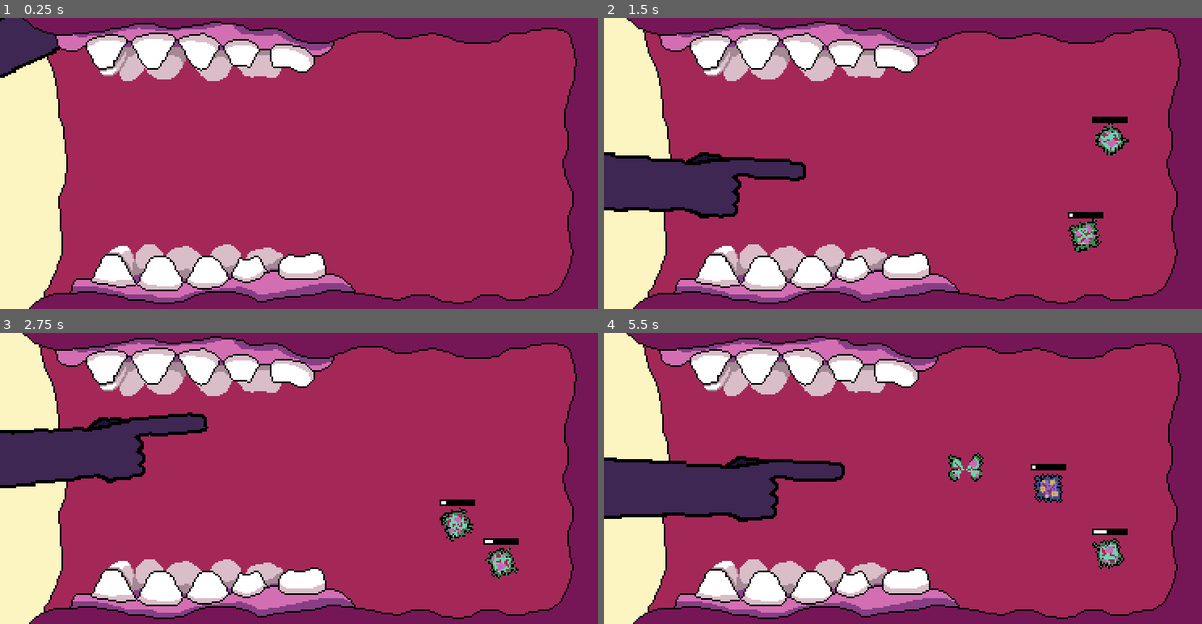
Above: before the commit, frames 1-4 (two rows, left to right).
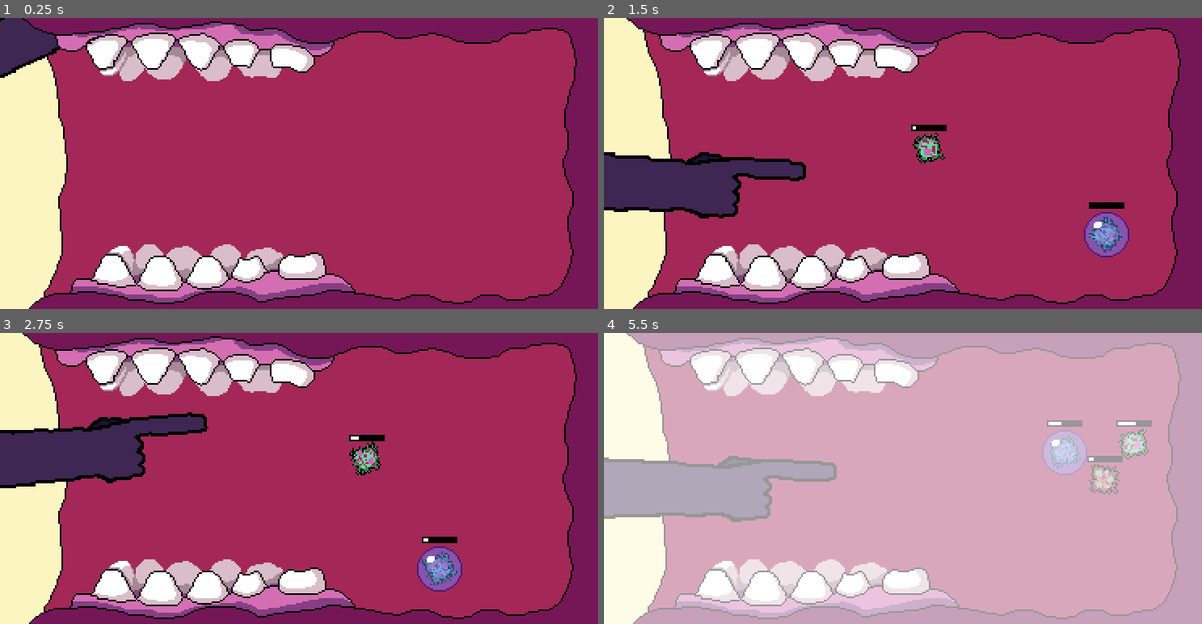
Above: after the commit, the same moments.

Repository: mOtHNOg/Godot-Wild-Jam--35
Game: Godot game, scene res://scenes/Mouth.tscn
Two runs of this game, one before a commit and one after it. Both use one fixed random seed, a clock stepped at 60 frames per second and the inputs below. Sound files missing from this copy of the repository are replaced by a short silence.
Inputs (mouse positions are in pixels of both pictures, inside the frame that each line leads up to):
- Up to frame 1 (0.25 s): no input
- Up to frame 2 (1.5 s): move the mouse to (1034, 148) at 0.52 s; hold Right (right) from 0.53 s (still down); click (1034, 148) at 0.6 s; tap W (up) at 0.77 s; move the mouse to (783, 178) at 1.27 s; click (783, 178) at 1.35 s
- Up to frame 3 (2.75 s): tap W (up) at 1.52 s; move the mouse to (358, 414) at 2.02 s; release Right (right) at 2.03 s; hold A (left) from 2.03 s (still down); click (358, 414) at 2.1 s
- Up to frame 4 (5.5 s): move the mouse to (873, 536) at 2.77 s; release A (left) at 2.78 s; hold Right (right) 2.78-4.28 s; click (873, 536) at 2.85 s; tap W (up) at 3.02, 3.77, 4.52 s; move the mouse to (1082, 522) at 3.52 s; click (1082, 522) at 3.6 s; move the mouse to (723, 434) at 4.27 s; hold A (left) 4.28-5.03 s; click (723, 434) at 4.35 s; move the mouse to (932, 478) at 5.02 s; hold Right (right) from 5.03 s (still down); click (932, 478) at 5.1 s

The runs differ from the first frame. In frame 1, 0.5% of the frame differs, in the area x 14-55%, y 6-93%; in frame 2, 2.7%; in frame 3, 2.9%; in frame 4, 97%, in the area x 0-100%, y 0-100%.

Commit message:
explosive bacteria

Diff:
--- a/scenes/Bacteria.tscn
+++ b/scenes/Bacteria.tscn
@@ -14,6 +14,8 @@
 [ext_resource path="res://assets/sound/sfx/bacteria die.wav" type="AudioStream" id=12]
 [ext_resource path="res://assets/art/probably living objects/bacteria/bacteria shield/shield0003.png" type="Texture" id=13]
 [ext_resource path="res://assets/sound/sfx/shield destroy.wav" type="AudioStream" id=14]
+[ext_resource path="res://assets/sound/sfx/bacteria explosion anticipation.wav" type="AudioStream" id=15]
+[ext_resource path="res://assets/sound/sfx/bacteria explosion.wav" type="AudioStream" id=16]
 [ext_resource path="res://assets/art/probably living objects/bacteria/bacteria shield/shield0001.png" type="Texture" id=18]
 [ext_resource path="res://assets/art/probably living objects/bacteria/bacteria shield/shield0000.png" type="Texture" id=19]
 [ext_resource path="res://assets/art/probably living objects/bacteria/bacteria shield/shield0002.png" type="Texture" id=20]
@@ -108,7 +110,7 @@
 [node name="BacteriaSprite" type="AnimatedSprite" parent="."]
 material = SubResource( 6 )
 frames = SubResource( 4 )
-frame = 1
+frame = 2
 playing = true
 
 [node name="Shield" type="Area2D" parent="."]
@@ -171,6 +173,14 @@
 [node name="ShieldDestroy" type="AudioStreamPlayer" parent="SFX"]
 stream = ExtResource( 14 )
 
+[node name="ExplosionAnticipation" type="AudioStreamPlayer" parent="SFX"]
+stream = ExtResource( 15 )
+volume_db = -8.0
+
+[node name="Explosion" type="AudioStreamPlayer" parent="SFX"]
+stream = ExtResource( 16 )
+volume_db = -4.0
+
 [connection signal="area_entered" from="Shield" to="." method="_on_Shield_area_entered"]
 [connection signal="timeout" from="Timers/ExplodeStartDelay" to="." method="_on_ExplodeStartDelay_timeout"]
 [connection signal="timeout" from="Timers/ExplodeTimer" to="." method="_on_ExplodeTimer_timeout"]
--- a/scripts/Arm.gd
+++ b/scripts/Arm.gd
@@ -49,7 +49,6 @@
 			poke_buffer_time_left -= 1
 
 			if position.distance_to(rest_pos) < retracted_distance_to_rest_pos:
-				print(poke_buffer_time_left)
 				poke_buffer_time_left = 0
 				poke()
 
@@ -73,7 +72,7 @@
 	tween.stop_all()
 	extending = false
 
-func _on_Tween_tween_completed(object, key):
+func _on_Tween_tween_completed(_object, _key):
 	extending = false
 
 func _on_Finger_area_entered(area):
--- a/scripts/Bacteria.gd
+++ b/scripts/Bacteria.gd
@@ -12,8 +12,13 @@
 onready var collision = $CollisionShape2D
 onready var shield = $Shield
 onready var shield_sprite = $Shield/ShieldSprite
-onready var sfx_die = $SFX/Die
-onready var sfx_shield_destroy = $SFX/ShieldDestroy
+
+onready var sfx = {
+	"die" : $SFX/Die,
+	"shield_destroy" : $SFX/ShieldDestroy,
+	"explosion_anticipation" : $SFX/ExplosionAnticipation,
+}
+
 
 # bacteria will move to random positions within these vectors
 var move_area_boundaries = [Vector2(), Vector2()]
@@ -23,6 +28,7 @@
 var explosive: bool = false
 
 const shielded_progress_bar_offset = Vector2(0, -5)
+const explosive_retreat_position = Vector2(416, 90)
 
 # movement variables
 const min_speed = 90
@@ -34,9 +40,14 @@
 signal finished_moving
 var emitted_finished_moving_signal: bool = false
 
-# timersssss
-const min_explode_time = 7
-const max_explode_time = 12
+# explosion stuff
+const explosion_timer_data = {
+	"normal_min_time" : 7,
+	"normal_max_time" : 12,
+	"explosive_min_time" : 5,
+	"explosive_max_time" : 10
+}
+var explosion_anticipation_sound_played: bool = false
 
 # visual stuff
 onready var unique_sprite_material = sprite.material.duplicate()
@@ -50,7 +61,10 @@
 	connect("finished_moving", self, "set_movement_delay")
 	connect("exploded", Global.mouth, "_on_bacteria_exploded")
 
-	explode_timer.wait_time = int(rand_range(min_explode_time, max_explode_time))
+	if explosive == false:
+		explode_timer.wait_time = int(rand_range(explosion_timer_data.normal_min_time, explosion_timer_data.normal_max_time))
+	else:
+		explode_timer.wait_time = int(rand_range(explosion_timer_data.explosive_min_time, explosion_timer_data.explosive_max_time))
 
 	# set random sprite startign rotation (so there's more variety)
 	sprite.rotation_degrees = rand_range(0, 360)
@@ -75,12 +89,17 @@
 		sprite.material = unique_sprite_material
 		sprite.material.set_shader_param("Shift_Hue", random_hue)
 
-	set_movement_to_random_pos()
+	set_movement()
 
 func _physics_process(delta) -> void:
 	# movement
 	movement_direction = position.direction_to(move_pos)
 	if position.distance_to(move_pos) < 1:
+
+		# when explosive bacteria go off screen (when they retreat) they get deleted
+		if move_pos == explosive_retreat_position:
+			queue_free()
+
 		move_pos = position
 
 		if emitted_finished_moving_signal == false:
@@ -94,26 +113,53 @@
 		var explode_time_left_percent = explode_timer.time_left / explode_timer.wait_time
 		explode_progress_bar.value = 1 - explode_time_left_percent
 
+		# play explosion anticipation sound when timer reaches certain point
+		if explosive == false and explode_timer.time_left < 0.8 and explosion_anticipation_sound_played == false:
+			print(explode_timer.time_left)
+			explosion_anticipation_sound_played = true
+			sfx.explosion_anticipation.play()
+
 	# spinnn!!!!
 	sprite.rotation_degrees += sprite_rotation_speed * random_rotation_direction * delta
 
-func set_movement_to_random_pos() -> void:
+func set_movement(specified_position := Vector2(999, 999)) -> void:
 	emitted_finished_moving_signal = false
 
-	var random_move_pos = Vector2(
-		rand_range(move_area_boundaries[0].x, move_area_boundaries[1].x),
-		rand_range(move_area_boundaries[0].y, move_area_boundaries[1].y)
-	)
-	move_pos = random_move_pos
+	var new_pos: Vector2
+
+	# if position is left blank it picks a random position
+	if specified_position == Vector2(999, 999):
+		new_pos = Vector2(
+			rand_range(move_area_boundaries[0].x, move_area_boundaries[1].x),
+			rand_range(move_area_boundaries[0].y, move_area_boundaries[1].y)
+		)
+	else:
+		new_pos = specified_position
+	move_pos = new_pos
 
 func set_movement_delay(min_delay_time: float, max_delay_time: float) -> void:
 	var delay_time = rand_range(min_delay_time, max_delay_time)
 	move_delay_timer.wait_time = delay_time
 	move_delay_timer.start()
 
+func disable(hide: bool = false) -> void:
+	explode_timer.stop()
+	collision.set_deferred("disabled", true)
+
+	random_speed = 0
+	sprite_rotation_speed = 0
+	sprite.rotation_degrees = 0
+
+	if hide == true:
+		hide()
+
 func explode() -> void:
-	Global.screen_flash(Global.mouth, 0.167, Color(1, 1, 1, 0.75))
 	emit_signal("exploded")
+
+	# uses global function to play sound elsewhere so the bacteria can get killed instantly
+	Global.screen_flash(Global.mouth, 0.8, Color(1, 1, 1, 0.9))
+	Global.play_sound(get_parent(), "res://assets/sound/sfx/bacteria explosion.wav", -4)
+
 	queue_free()
 
 func die() -> void:
@@ -122,20 +168,13 @@
 	progress_bar_background.hide()
 	explode_progress_bar.hide()
 
-	# stop stuff that will get in the way
-	explode_timer.stop()
-	collision.set_deferred("disabled", true)
-
 	# play sound at random pitch
-	sfx_die.pitch_scale = rand_range(0.833, 1.167)
-	sfx_die.stop()
-	sfx_die.play()
-
-	# set animation and stop it from moving and spinning
+	sfx.die.pitch_scale = rand_range(0.833, 1.167)
+	sfx.die.play()
+
+	disable()
+
 	sprite.animation = "death"
-	random_speed = 0
-	sprite_rotation_speed = 0
-	sprite.rotation_degrees = 0
 
 	yield(sprite, "animation_finished")
 	queue_free()
@@ -144,10 +183,16 @@
 	explode_timer.start()
 
 func _on_ExplodeTimer_timeout() -> void:
-	explode()
+	if explosive == false:
+		explode()
+
+	# explosive bacteria retreat when timer runs out
+	else:
+		move_delay_timer.stop()
+		set_movement(explosive_retreat_position)
 
 func _on_MoveDelayTimer_timeout() -> void:
-	set_movement_to_random_pos()
+	set_movement()
 
 func _on_finger_collision(poked_with_toothbrush: bool) -> void:
 	if poked_with_toothbrush == true:
@@ -164,8 +209,8 @@
 		# re enable bacteria collision
 		collision.set_deferred("disabled", false)
 
-		#	sfx_shield_destroy.pitch_scale = rand_range(0.833, 1.167)
-		sfx_shield_destroy.play()
+		sfx.shield_destroy.pitch_scale = rand_range(0.833, 1.167)
+		sfx.shield_destroy.play()
 
 		shield_sprite.animation = "die"
 		yield(shield_sprite, "animation_finished")
--- a/scripts/BacteriaSpawner.gd
+++ b/scripts/BacteriaSpawner.gd
@@ -8,9 +8,9 @@
 
 var spawn_data: Dictionary = {
 	"min_spawn_time" : 2,
-	"max_spawn_time" : 3,
-	"shielded_chance" : 0,
-	"armored_chance" : 0
+	"max_spawn_time" : 4,
+	"shielded_chance" : 0.25,
+	"explosive_chance" : 0.25
 }
 
 var phase_2_data: Dictionary
@@ -29,7 +29,7 @@
 	spawn_bacteria()
 
 	# bacteria only spawn precisely on a second
-	spawn_timer.wait_time = int(rand_range(min_spawn_time, max_spawn_time))
+	spawn_timer.wait_time = int(rand_range(spawn_data.min_spawn_time, spawn_data.max_spawn_time))
 	spawn_timer.start()
 
 func stop() -> void:
@@ -38,11 +38,20 @@
 func spawn_bacteria() -> void:
 	var spawn_amount = int(rand_range(0, 4))
 	for i in spawn_amount:
-		print(i)
 		var bacteria_instance: Bacteria = Bacteria.instance()
-		bacteria_parent.call_deferred("add_child", bacteria_instance)
+
+		# set important properties before adding
 		bacteria_instance.position = global_position
 		bacteria_instance.move_area_boundaries = bacteria_move_area_boundaries
+
+		# randomly set to explosive or shielded based on spawn data
+		if randf() < spawn_data.shielded_chance:
+			bacteria_instance.shielded = true
+		if randf() < spawn_data.explosive_chance:
+			bacteria_instance.shielded = false
+			bacteria_instance.explosive = true
+
+		bacteria_parent.call_deferred("add_child", bacteria_instance)
 		if i == spawn_amount:
 			break
 		else:
--- a/scripts/Global.gd
+++ b/scripts/Global.gd
@@ -8,7 +8,7 @@
 var wall: Node2D
 
 # control
-onready var current_view: Node = get_node("/root/SceneManager/Mouth")
+onready var current_view: Node = get_node_or_null("/root/SceneManager/Mouth")
 var picked_up_wall_object: WallObject = null
 
 # options
@@ -24,6 +24,22 @@
 		OS.window_fullscreen = ! OS.window_fullscreen
 
 # my global functions
+func play_sound(where: Node, sound_path: String, volume: float = 0, pitch: float = 1):
+	var audio_stream_player := AudioStreamPlayer.new()
+
+	# set properties
+	audio_stream_player.stream = load(sound_path)
+	audio_stream_player.volume_db = volume
+	audio_stream_player.pitch_scale = pitch
+
+	# add and play
+	where.add_child(audio_stream_player)
+	audio_stream_player.play()
+
+	# queue_free after it finishes playing
+	yield(audio_stream_player, "finished")
+	audio_stream_player.queue_free()
+
 func screen_flash(where: Node, time: float = 0.2, color: Color = Color(1, 1, 1, 1)) -> void:
 	var screen_flash_instance = screen_flash.instance()
 	screen_flash_instance.flash_color = color
--- a/scripts/Mouth.gd
+++ b/scripts/Mouth.gd
@@ -5,7 +5,7 @@
 func _ready() -> void:
 	Global.mouth = self
 
-func _physics_process(delta):
+func _physics_process(_delta):
 	if teeth_health == 0:
 		print("you lose")
 
--- a/scripts/ScreenFlash.gd
+++ b/scripts/ScreenFlash.gd
@@ -15,5 +15,5 @@
 	tween.interpolate_property(color_rect, "modulate", flash_color, tween_final_value, flash_time, Tween.TRANS_LINEAR, Tween.EASE_IN_OUT)
 	tween.start()
 
-func _on_Tween_tween_completed(object, key):
+func _on_Tween_tween_completed(_object, _key):
 	queue_free()
Binary file changed: assets/art/backgrounds/mouth background.png
Binary file changed: assets/art/backgrounds/mouth foreground.png
Not shown, added: assets/sound/sfx/bacteria explosion anticipation.wav.import
Not shown, added: assets/sound/sfx/bacteria explosion.wav.import
Not shown: 1 places in scenes/Bacteria.tscn that only renumber resources
Not shown, changed: assets/art/backgrounds/mouth background.png~
Not shown, changed: assets/art/backgrounds/mouth foreground.png~
Not shown, removed: assets/art/krita files/.mouth background.kra-autosave.kra
Not shown, changed: assets/art/krita files/mouth background.kra
Not shown, changed: assets/art/krita files/mouth background.kra~
Not shown, added: assets/sound/sfx/bacteria explosion anticipation.wav
Not shown, added: assets/sound/sfx/bacteria explosion.wav
